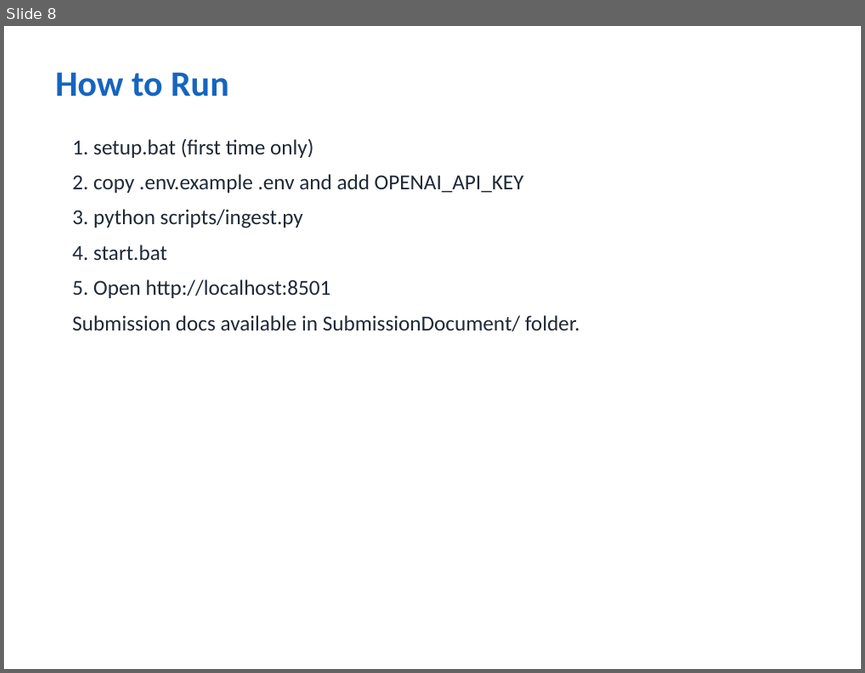
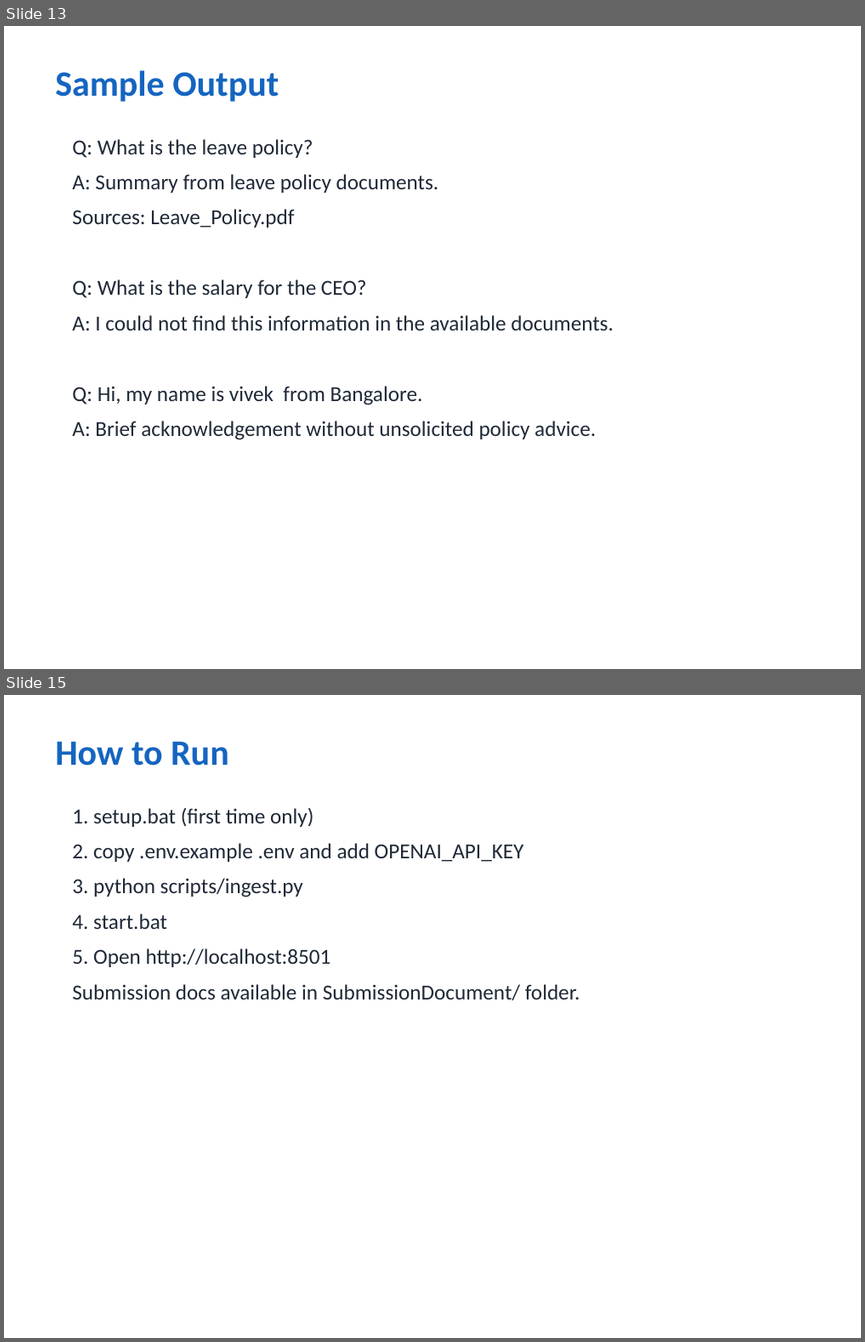
Before and after one commit to vivekkumar-io/iit-patna, a slide deck: SubmissionDocument/Enterprise_Knowledge_Assistant_Vivek_kumar.pptx. Shown one above the other, each under a label of ours: slide 8 before the commit, slides 13 and 15 after it; the slides between them are not shown. The pictures are 865x673 and 865x1342 pixels, drawn with LibreOffice and Linux fonts; fonts in the diff are those of the drawing. Boxes give left, top, right and bottom in pixels: in the first picture for what was removed or moved away, otherwise in the second. Text is boxed around its words. In the diff, an @@ line names an element or a change of style, - is before the commit and + after.

Commit message:
Update submission PPT with ASCII architecture diagram and corrected architecture summary.
EOF

```diff
--- a/SubmissionDocument/Enterprise_Knowledge_Assistant_Vivek_kumar.pptx
+++ b/SubmissionDocument/Enterprise_Knowledge_Assistant_Vivek_kumar.pptx
@@ slide 13 added at (4, 26, 861, 669), background #FFFFFF @@
@@ text added at (55, 70, 279, 102), 30 pt, text #1565C0, bold @@
+Sample Output
@@ text added at (72, 139, 613, 440), 18 pt, text #1F2937 @@
+Q: What is the leave policy?
+A: Summary from leave policy documents.
+Sources: Leave_Policy.pdf
+Q: What is the salary for the CEO?
+A: I could not find this information in the available documents.
+Q: Hi, my name is vivek from Bangalore.
+A: Brief acknowledgement without unsolicited policy advice.
@@ what was slide 8 is now slide 15 @@
```
Also in this commit, not shown: 5 slides changed, 6 other slides added, 1 other file.
